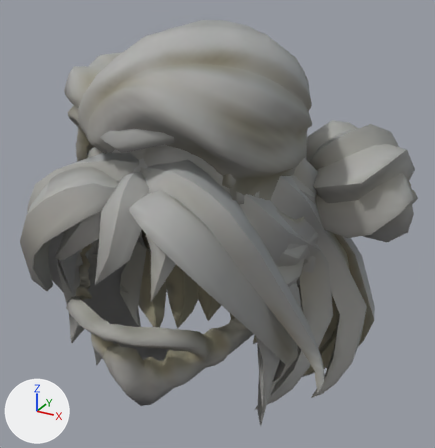
The glTF model public/assets/characters/hair_Round.glb as it was, and as the next commit left it.
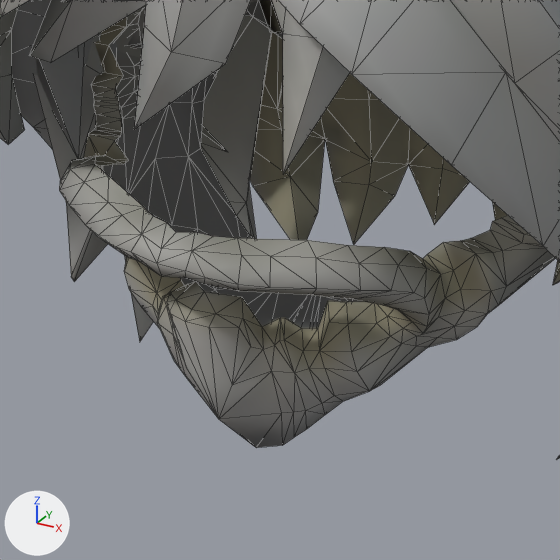
Each version is shown whole from a 50 mm camera at (0.239, -0.384, 1.88) aimed at (0.012, 0.028, 1.673), then close up on the part from 10% to 59% of the width and 53% to 100% of the height. Every picture has the same lights, and +X, +Y and +Z are marked at lower left. The last two pictures show the newer version. Both versions are drawn at the pose saved in each file; the numbers are the values there. The close-ups show mesh edges as thin lines.

The first close-up shows 'HAIR_Beard', 'HAIR_Buns', 'HAIR_Long' and 1 more.
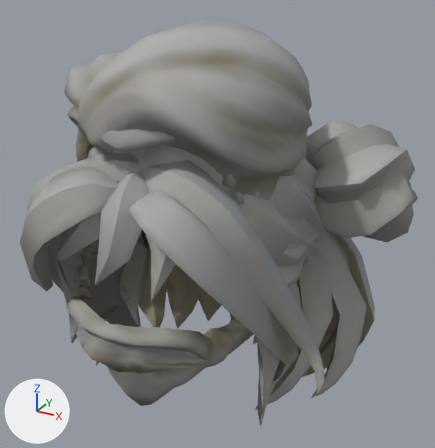
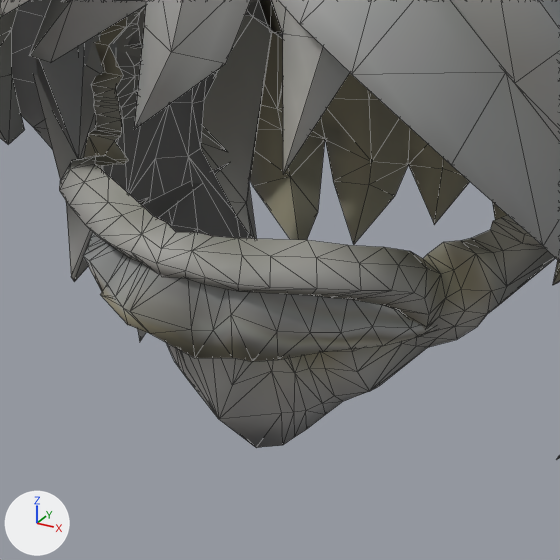
Boxes [x1, y1, x2, y2] around the edits, measured in the close-ups (560 x 560 px):
'HAIR_Moustache', added
    after: [83, 162, 433, 362]

The change, as a list of edits to the scene's bpy script:
```text
Add me_hair_moustache:
    me_hair_moustache.from_pydata(...)  # 84 vertices, 120 faces; spans x -0.059..0.0614, y -0.1252..-0.0105, z 1.6035..1.6391
    me_hair_moustache.materials.append(mat_mi_hair_1)  # picture img_t_hair_1_basecolor
Add ob_hair_moustache:
    ob_hair_moustache = bpy.data.objects.new('HAIR_Moustache', me_hair_moustache)
    ob_hair_moustache.location = (0.0, 0.0, 0.0)
```
